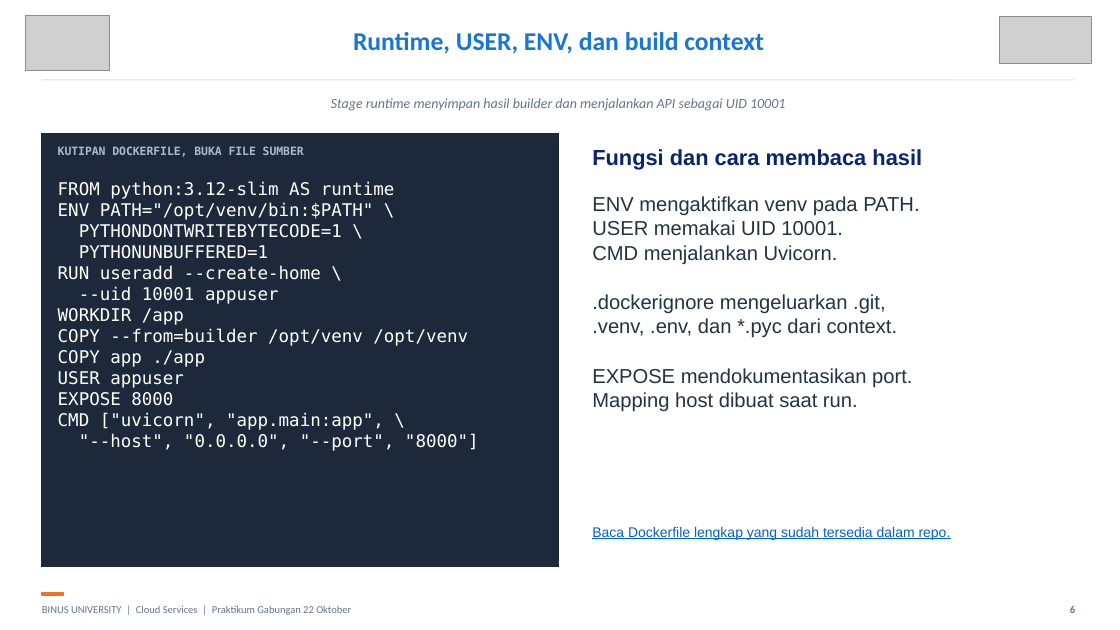
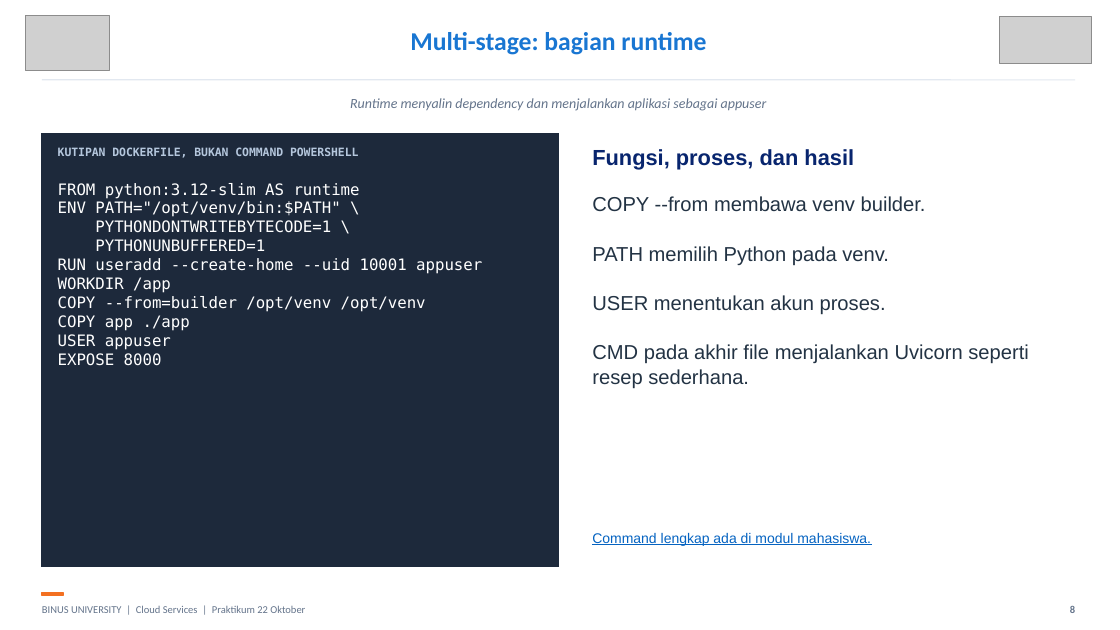
Before and after one commit to SeedFlora/meet6CloudService, a slide deck: slide 8 of slides/LAB_GABUNGAN_DOCKER_CORE_COMPOSE_22_OKTOBER.pptx (slide 6 before the commit). Drawn at 1120x630 pixels with LibreOffice and Linux fonts; fonts in the diff are those of the drawing; grey boxes stand for pictures. Boxes give left, top, right and bottom in pixels: in the first picture for what was removed or moved away, otherwise in the second. Text is boxed around its words. In the diff, an @@ line names an element or a change of style, - is before the commit and + after.

```diff
--- a/slides/LAB_GABUNGAN_DOCKER_CORE_COMPOSE_22_OKTOBER.pptx
+++ b/slides/LAB_GABUNGAN_DOCKER_CORE_COMPOSE_22_OKTOBER.pptx
@@ text at (410, 32, 706, 55): text changed @@
-Runtime, USER, ENV, dan build context
+Multi-stage: bagian runtime
@@ text at (350, 98, 767, 111): text changed @@
-Stage runtime menyimpan hasil builder dan menjalankan API sebagai UID 10001
+Runtime menyalin dependency dan menjalankan aplikasi sebagai appuser
@@ text at (58, 147, 358, 159): text changed; text colour #A8BAD1 to #B5C7DD @@
-KUTIPAN DOCKERFILE, BUKA FILE SUMBER
+KUTIPAN DOCKERFILE, BUKAN COMMAND POWERSHELL
@@ text at (592, 149, 854, 170): text changed @@
-Fungsi dan cara membaca hasil
+Fungsi, proses, dan hasil
@@ text at (58, 183, 426, 366): size 15 to 13.5 pt in "FROM python:3.12-slim AS runtime", "ENV PATH="/opt/venv/bin:$PATH" \", "PYTHONDONTWRITEBYTECODE=1 \", "PYTHONUNBUFFERED=1" and 5 more places @@
@@ text at (592, 196, 1028, 389): text changed @@
-ENV mengaktifkan venv pada PATH.
-USER memakai UID 10001.
-CMD menjalankan Uvicorn.
-.dockerignore mengeluarkan .git,
-.venv, .env, dan *.pyc dari context.
-EXPOSE mendokumentasikan port.
-Mapping host dibuat saat run.
+COPY --from membawa venv builder.
+PATH memilih Python pada venv.
+USER menentukan akun proses.
+CMD pada akhir file menjalankan Uvicorn seperti resep sederhana.
@@ text at (58, 258, 482, 274): text changed; size 15 to 13.5 pt @@
-RUN useradd --create-home \
---uid 10001 appuser
+RUN useradd --create-home --uid 10001 appuser
@@ text at (58, 413, 479, 451): paragraphs removed @@
-CMD ["uvicorn", "app.main:app", \
-"--host", "0.0.0.0", "--port", "8000"]
@@ text at (592, 533, 871, 546): text changed @@
-Baca Dockerfile lengkap yang sudah tersedia dalam repo.
+Command lengkap ada di modul mahasiswa.
@@ text at (42, 605, 305, 613): text changed @@
-BINUS UNIVERSITY | Cloud Services | Praktikum Gabungan 22 Oktober
+BINUS UNIVERSITY | Cloud Services | Praktikum 22 Oktober
```
Also in this commit, not shown: 19 other slides changed, 10 slides added, 9 slides removed, 17 other files.
